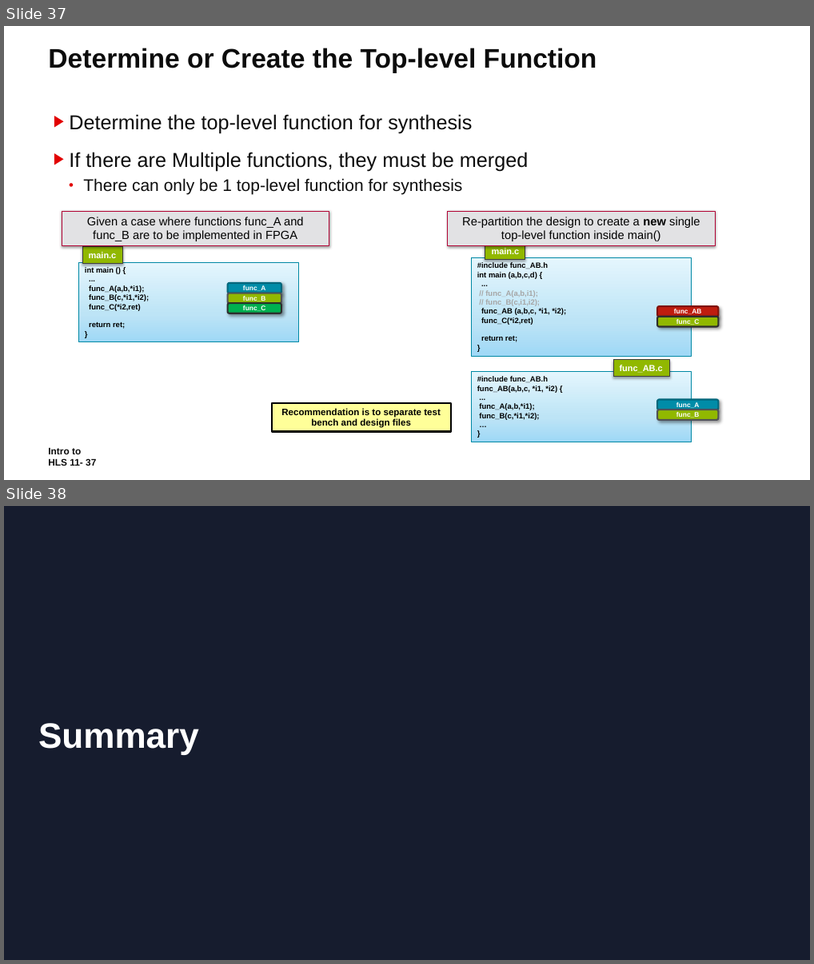
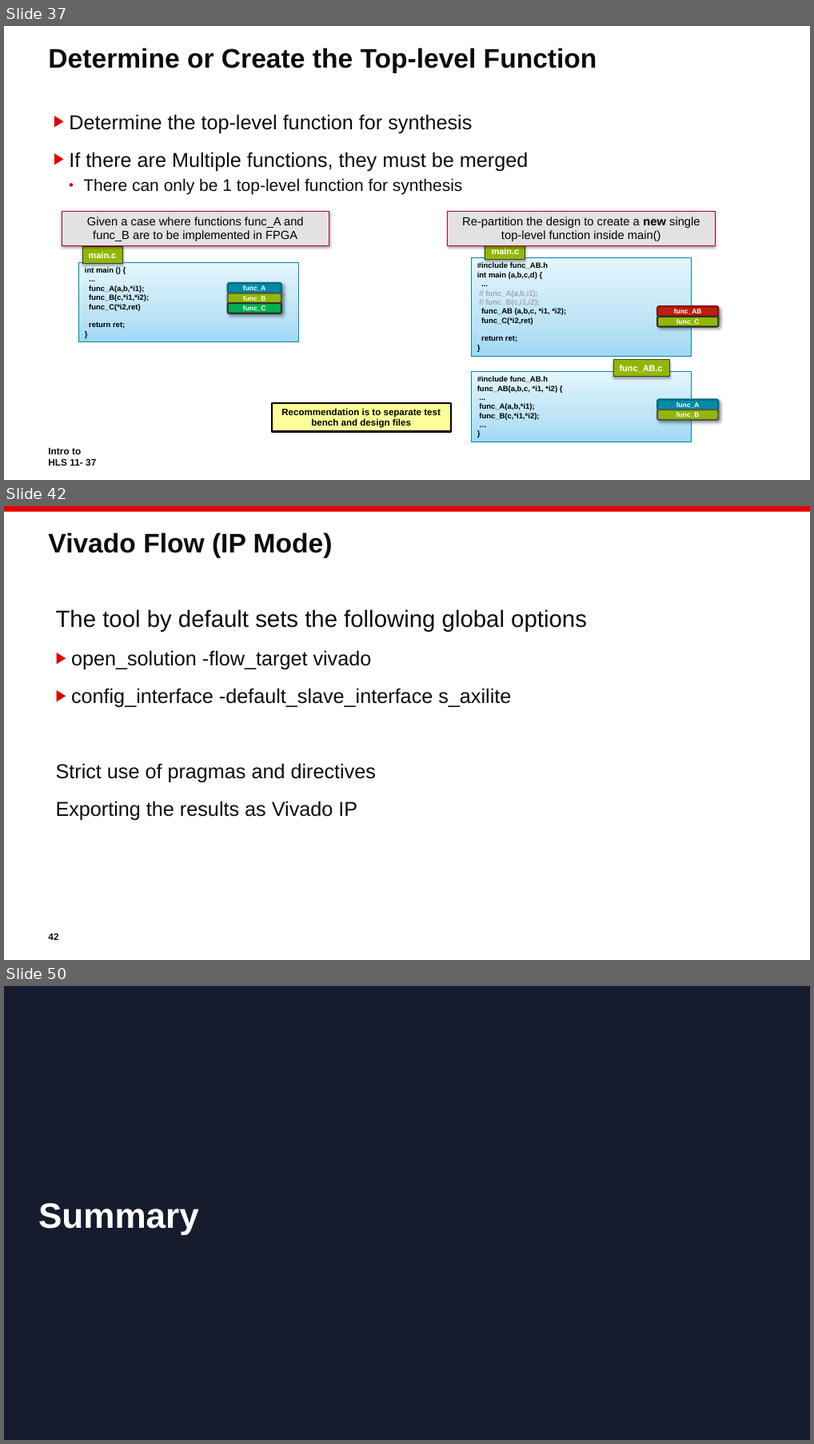
Before and after one commit to ChunxuGuo/High-Level-Synthesis-Flow-on-Zynq-using-Vitis-HLS, a slide deck: vitis_slides/11_HLS_Intro.PPTX. Shown one above the other, each under a label of ours: slides 37 and 38 before the commit, slides 37, 42 and 50 after it; the slides between them are not shown. The pictures are 814x964 and 814x1444 pixels, drawn with LibreOffice and Linux fonts; fonts in the diff are those of the drawing; background and template pictures are left out. Boxes give left, top, right and bottom in pixels: in the first picture for what was removed or moved away, otherwise in the second. Text is boxed around its words. In the diff, an @@ line names an element or a change of style, - is before the commit and + after.

```diff
--- a/vitis_slides/11_HLS_Intro.PPTX
+++ b/vitis_slides/11_HLS_Intro.PPTX
@@ slide 42 added at <box>4,506,810,960</box>, background #FFFFFF @@
@@ rectangle added at <box>4,506,810,512</box>, fill #E20000 @@
@@ title added at <box>48,532,333,558</box>, 32 pt, text #0C0C0C, bold @@
+Vivado Flow (IP Mode)
@@ text added at <box>56,609,587,820</box>, 24 pt, text #0C0C0C @@
+The tool by default sets the following global options
+▶ open_solution -flow_target vivado
+▶ config_interface -default_slave_interface s_axilite
+Strict use of pragmas and directives
+Exporting the results as Vivado IP
@@ page number added at <box>48,932,58,940</box>, 11.3 pt, text #0C0C0C, bold @@
+42
@@ what was slide 38 is now slide 50 @@
```
Also in this commit, not shown: 11 other slides added.
